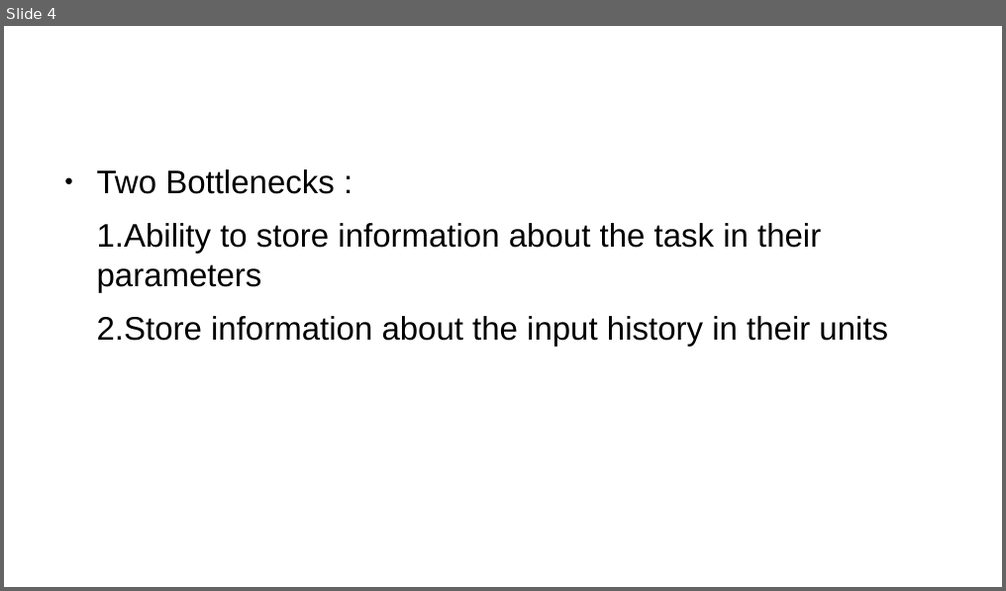
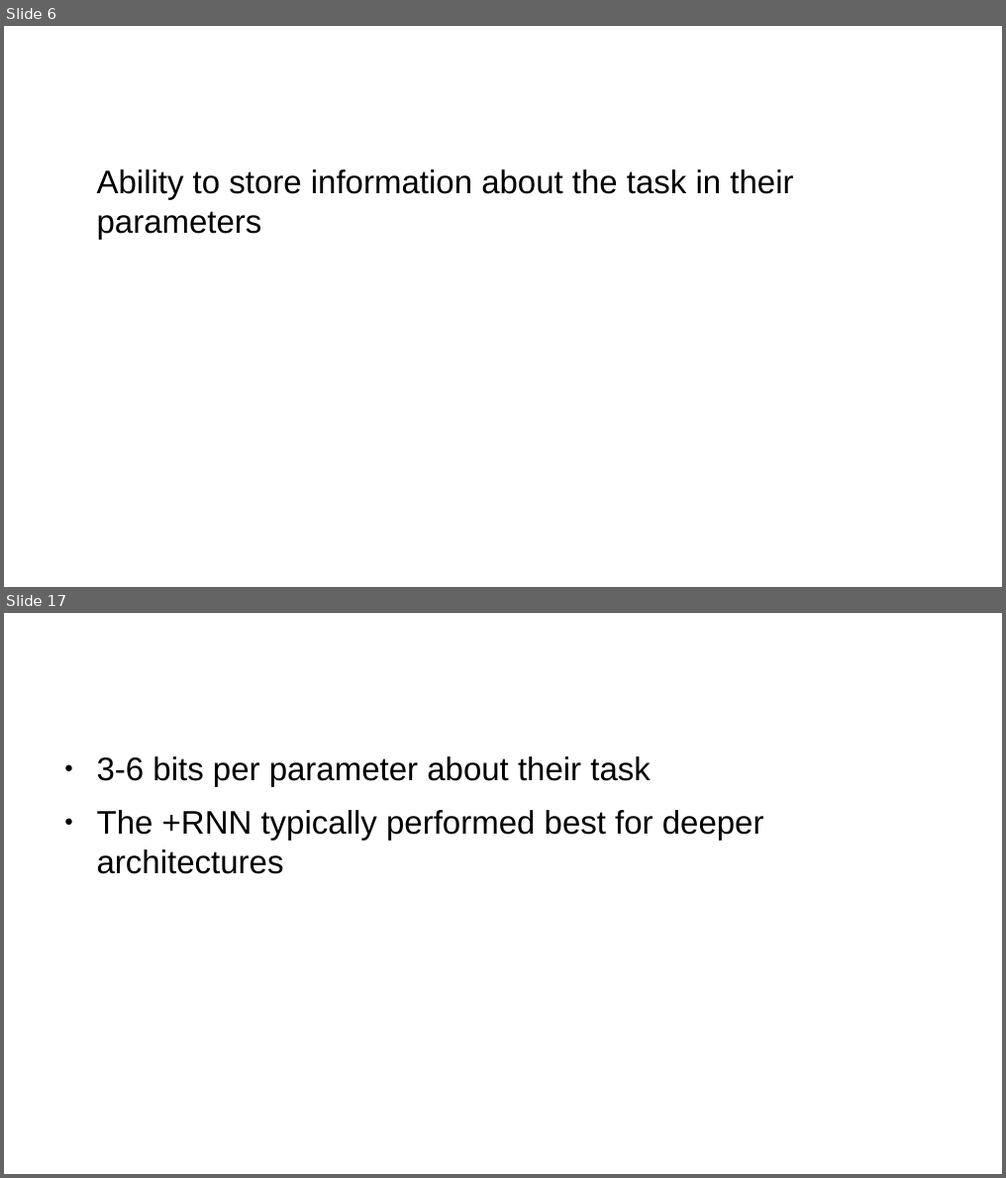
Before and after one commit to Lu-Yi-Hsun/home, a slide deck: docs/Machine Learning/Neural Networks/RNN/paper/2017 CAPACITY ANDTRAINABILITY INR ECURRENT NEURALN ETWORKS.odp. Shown one above the other, each under a label of ours: slide 4 before the commit, slides 6 and 17 after it; the slides between them are not shown. The pictures are 1006x591 and 1006x1178 pixels, drawn with LibreOffice and Linux fonts; fonts in the diff are those of the drawing; background and template pictures are left out. Boxes give left, top, right and bottom in pixels: in the first picture for what was removed or moved away, otherwise in the second. Text is boxed around its words. In the diff, an @@ line names an element or a change of style, - is before the commit and + after.

```diff
--- a/docs/Machine Learning/Neural Networks/RNN/paper/2017 CAPACITY ANDTRAINABILITY INR ECURRENT NEURALN ETWORKS.odp
+++ b/docs/Machine Learning/Neural Networks/RNN/paper/2017 CAPACITY ANDTRAINABILITY INR ECURRENT NEURALN ETWORKS.odp
@@ slide 17 added at (4,613,1002,1174), background #FFFFFF @@
@@ title added at (54,635,749,727), 35.7 pt, text #FFFFFF @@
+DISCUSSION
@@ text added at (97,757,764,874), 26 pt, text #000000 @@
+● 3-6 bits per parameter about their task
+● The +RNN typically performed best for deeper architectures
@@ what was slide 4 is now slide 6 @@
@@ slide 6 changed as well @@
@@ text at (97,170,793,240): text changed @@
-● Two Bottlenecks :
-1.Ability to store information about the task in their parameters
-2.Store information about the input history in their units
+Ability to store information about the task in their parameters
```
Also in this commit, not shown: 3 other slides changed, 12 other slides added, 32 other files.
